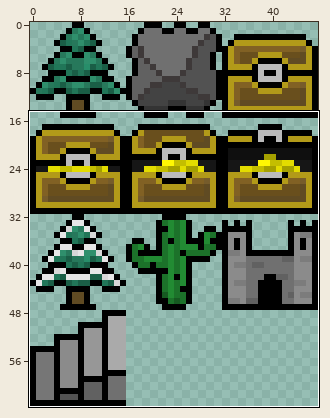
Edited in one commit: pixel-art sprite (graphics/map/features.png). The picture above shows the old version from afar; the outline marks the close-up.
Close-up. Old version:
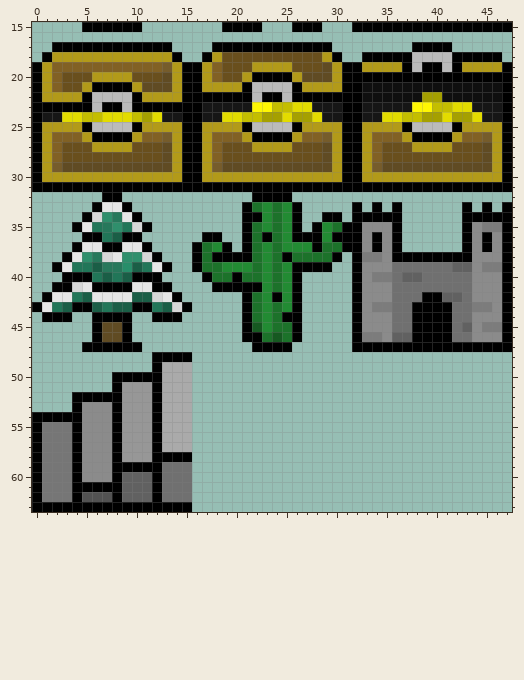
The file is 48x64 pixels. Colours within 5 levels of each other are drawn and written as one. Shown: x 0..47, y 15..63.
The same view after the edit:
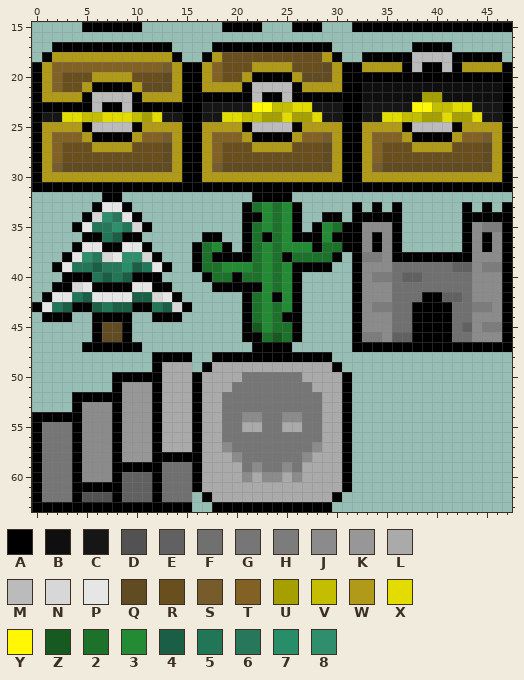
Palette (. is transparent): A #000000  B #0f0f0f  C #161616  D #525252  E #616161  F #707070  G #767676  H #7c7c7c  J #8b8b8b  K #979797  L #aaaaaa  M #bbbbbb  N #d7d7d7  P #e6e6e6  Q #604b23  R #694f1d  S #765c2b  T #816124  U #a5a000  V #c4be00  W #b29a19  X #e3dc00  Y #fff703  Z #165921  2 #1c722a  3 #228b33  4 #1a5e46  5 #217658  6 #27785b  7 #288e6a  8 #2f8f6c
Changes in this commit:
@@ x 14..33 @@
 47 ........AAAA......AA
-48 AA..................
-49 LL..................
-50 LL..................
-51 LL..................
-52 LL..................
-53 LL..................
-54 LL..................
-55 LL..................
-56 LL..................
-57 LL..................
-58 AA..................
-59 FF..................
-60 FF..................
-61 FF..................
-62 FF..................
-63 AA..................
+48 AA..AAAAAAAAAAAA....
+49 LL.ALLLLLLLLLLLLA...
+50 LLALLLLGGGGGGLLLLA..
+51 LLALLLGGGGGGGGLLLA..
+52 LLALLGGGGGGGGGGLLA..
+53 LLALLGGGGGGGGGGLLA..
+54 LLALLGGJJGGJJGGLLA..
+55 LLALLGGLLGGLLGGLLA..
+56 LLALLGGGGGGGGGGLLA..
+57 LLALLJGGGGGGGGJLLA..
+58 AAALLLJGGGGGGJLLLA..
+59 FFALLLLGJGGJGLLLLA..
+60 FFALLLLJLJJLJLLLLA..
+61 FFALLLLLLLLLLLLLLA..
+62 FF.ALLLLLLLLLLLLA...
+63 AA..AAAAAAAAAAAA....
Where, in picture pixels (left, top, right, bottom), the same in both close-ups:
added: (192, 352, 352, 512)
